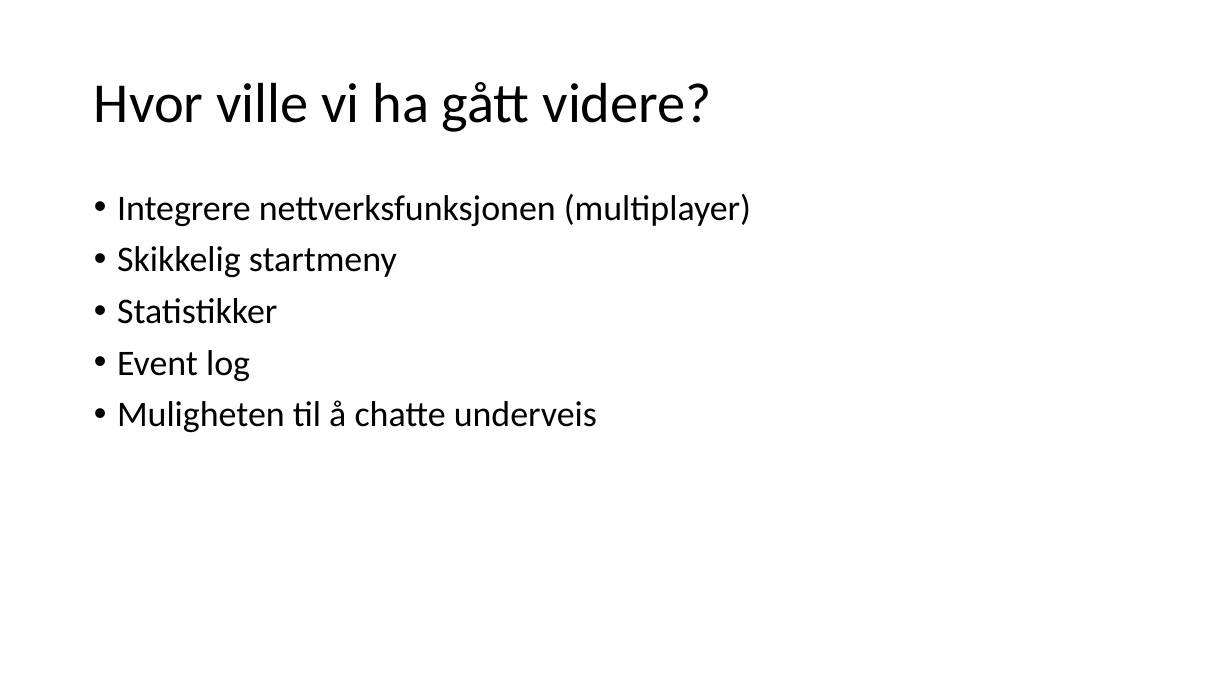
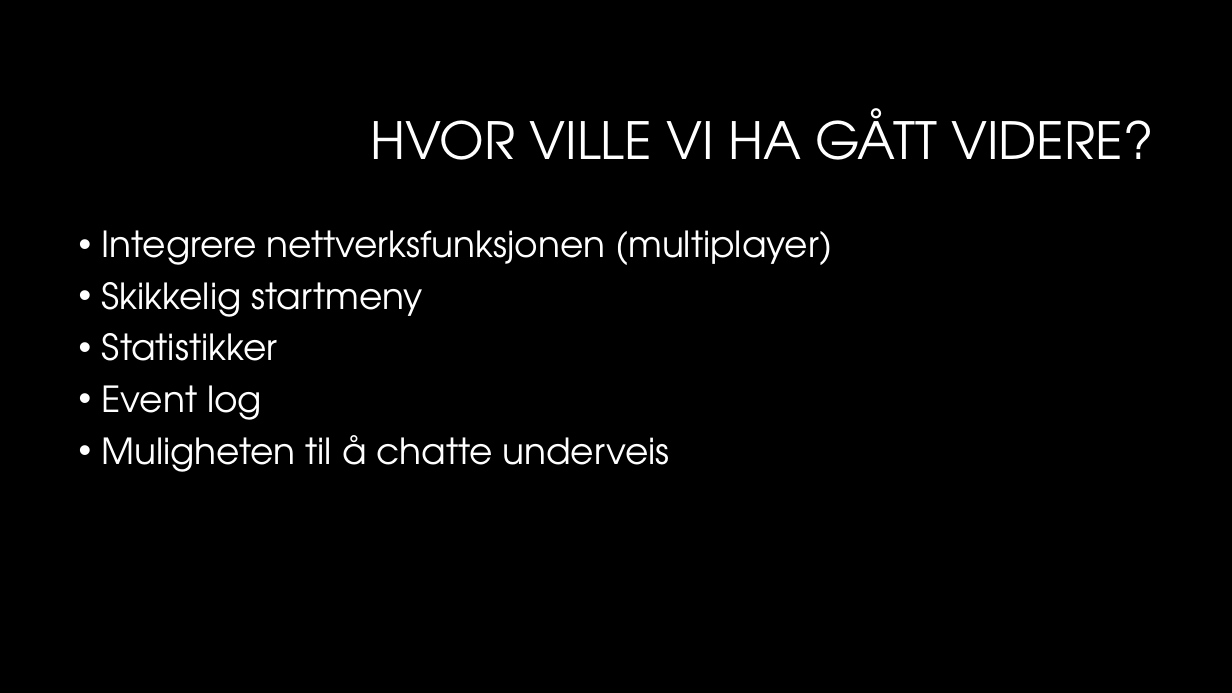
Before and after one commit to inf112-v19/codingwarriors, a slide deck: slide 5 of src/presentation/Codingwarriors - avsluttende presentasjon.pptx (slide 6 before the commit). Drawn at 1232x693 pixels with LibreOffice and Linux fonts; fonts in the diff are those of the drawing; background and template pictures are left out. Boxes give left, top, right and bottom in pixels: in the first picture for what was removed or moved away, otherwise in the second. Text is boxed around its words. In the diff, an @@ line names an element or a change of style, - is before the commit and + after.

```diff
--- a/src/presentation/Codingwarriors - avsluttende presentasjon.pptx
+++ b/src/presentation/Codingwarriors - avsluttende presentasjon.pptx
@@ background #FFFFFF to #000000 @@
@@ title at <box>371,108,1153,160</box>: text changed; size 44 to 40 pt; font Calibri to TeX Gyre Adventor; text colour #000000 to #FFFFFF @@
-Hvor ville vi ha gått videre?
+HVOR VILLE VI HA GÅTT VIDERE?
@@ text "Integrere nettverksfunksjonen (multiplayer)": place and size @@
-text "Integrere nettverksfunksjonen (multiplayer)" at <box>117,194,751,432</box>
+text "Integrere nettverksfunksjonen (multiplayer)" at <box>102,230,832,472</box>
@@ text "Integrere nettverksfunksjonen (multiplayer)" at <box>102,230,832,472</box>: font Calibri to TeX Gyre Adventor, text colour #000000 to #FFFFFF @@
```
Also in this commit, not shown: 5 other slides changed, 1 other file.
